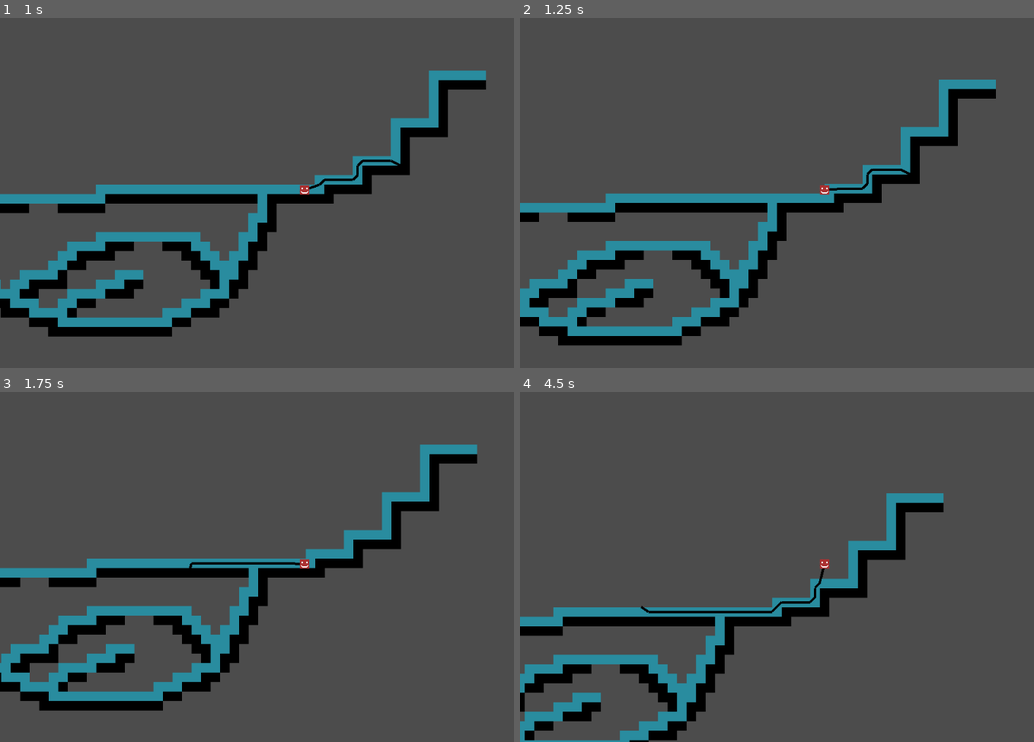
Above: before the commit, frames 1-4 (two rows, left to right).
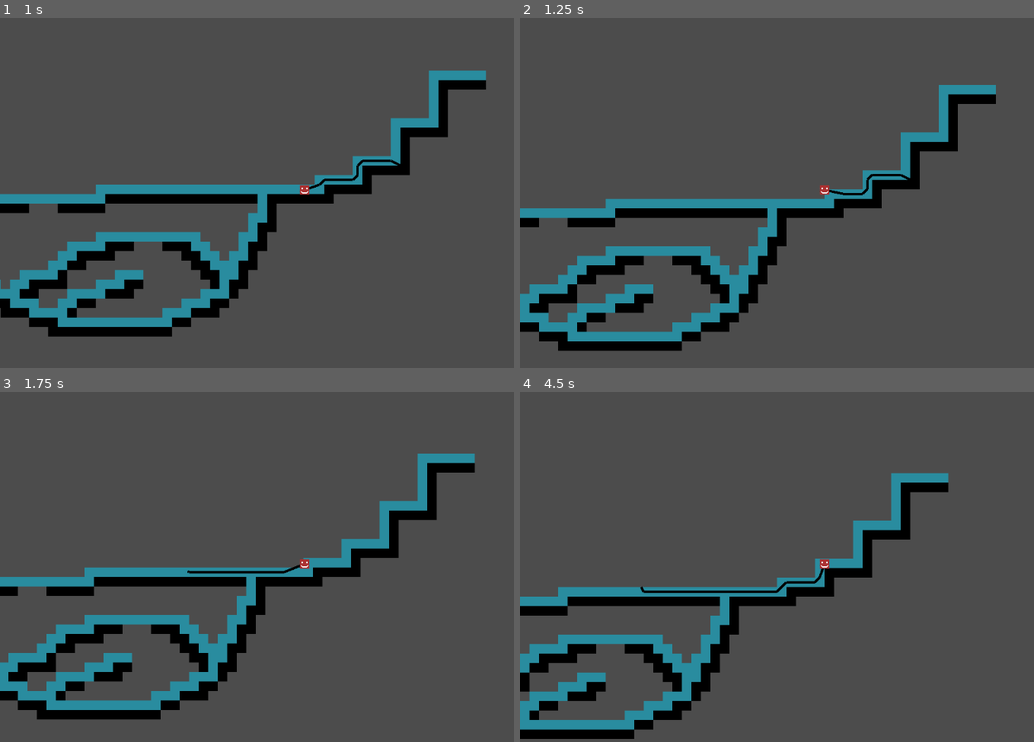
Above: after the commit, the same moments.

Repository: TLochow/2D-Platformer-Pathfinding
Game: Godot game, scene res://Main.tscn
Same seed, same stepped clock (60 frames per second), same inputs: the game is played once before the commit and once after it.
Inputs (mouse positions are in pixels of both pictures, inside the frame that each line leads up to):
- Up to frame 1 (1 s): tap Enter at 0.5 s; move the mouse to (436, 172) at 0.52 s; press the mouse at (436, 172) at 0.53 s
- Up to frame 2 (1.25 s): no input
- Up to frame 3 (1.75 s): move the mouse to (185, 581) at 1.27 s; release the mouse at (185, 581) at 1.28 s; tap Middle mouse button (middle_mouse_button) at 1.35 s
- Up to frame 4 (4.5 s): move the mouse to (884, 486) at 2.02 s; hold Right mouse button (right_mouse_button) 2.03-2.78 s; move the mouse to (792, 633) at 2.77 s; click (792, 633) at 2.85 s; move the mouse to (1008, 616) at 3.52 s; hold Middle mouse button (middle_mouse_button) 3.53-4.28 s; move the mouse to (643, 511) at 4.27 s; right-click (643, 511) at 4.35 s

Frame 1 is identical in both runs. In frame 2, 9.1% of the frame differs, in the area x 0-93%, y 17-96%; in frame 3, 15%; in frame 4, 18%, in the area x 0-84%, y 23-100%.

Commit message:
Fixed Jump Height Calculation

Diff:
--- a/Character.gd
+++ b/Character.gd
@@ -98,13 +98,16 @@
 						while removePoints:
 							var point = path[0]
 							jumpHeight = abs(pos.y - point.y)
-							if point.y < pos.y and abs(point.x - next.x) < 2.0:
+							SetPointCastCoords(to_local(point))
+							NextPointCast.force_raycast_update()
+							if point.y < pos.y and abs(pos.x - point.x) < 20.0 and PathClear():
 								path.remove(0)
 								if path.size() == 0:
 									removePoints = false
 							else:
 								removePoints = false
-					var strength = MaxJumpStrength * (jumpHeight / MaxJumpHeight) * 2.5
+					var strength = mapLog(jumpHeight, MaxJumpHeight, MaxJumpStrength)
+					print(strength)
 					if jumpOverGap and not jumpUp:
 						var jumpDistance = min(GetJumpDistance(Motion.x < 0.0), JumpLength)
 						strength = MaxJumpStrength * (jumpDistance / JumpLength)
@@ -158,3 +161,6 @@
 
 func PathClear():
 	return not NextPointCast.is_colliding()
+
+func mapLog(position, maxp, maxv):
+	return (log(position) / log(maxp)) * maxv;
